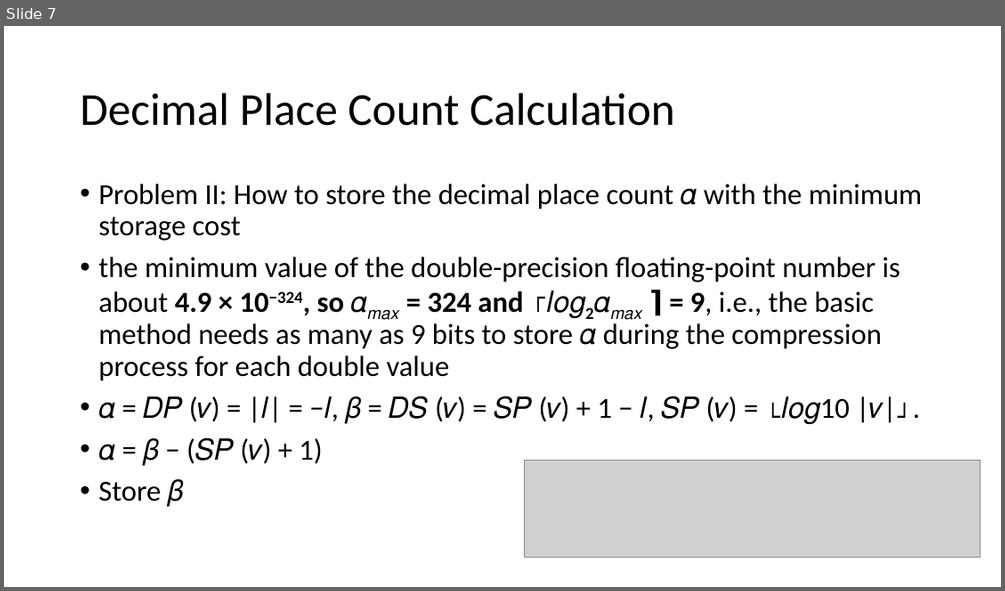
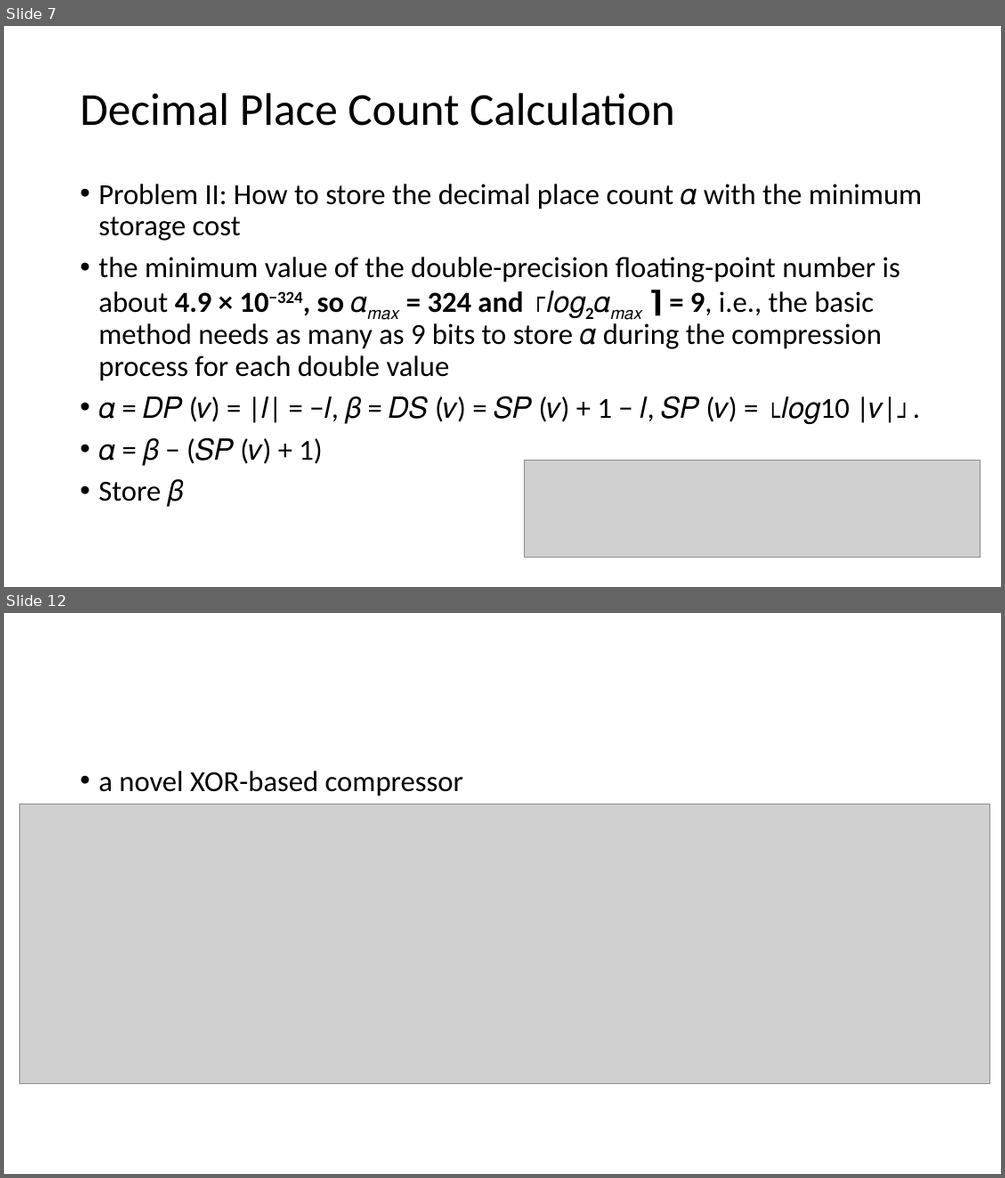
Before and after one commit to xjz17/exchange_file_ppt, a slide deck: Elf.pptx. Shown one above the other, each under a label of ours: slide 7 before the commit, slides 7 and 12 after it; the slides between them are not shown. The pictures are 1005x591 and 1005x1178 pixels, drawn with LibreOffice and Linux fonts; fonts in the diff are those of the drawing; grey boxes stand for pictures. Boxes give left, top, right and bottom in pixels: in the first picture for what was removed or moved away, otherwise in the second. Text is boxed around its words. In the diff, an @@ line names an element or a change of style, - is before the commit and + after.

```diff
--- a/Elf.pptx
+++ b/Elf.pptx
@@ slide 12 added at bbox=[4, 613, 1001, 1174], background #FFFFFF @@
@@ text added at bbox=[98, 771, 463, 796], 28 pt, text #000000 @@
+• a novel XOR-based compressor
@@ picture added at bbox=[20, 803, 990, 1083] @@
```
Also in this commit, not shown: 4 other slides added.
